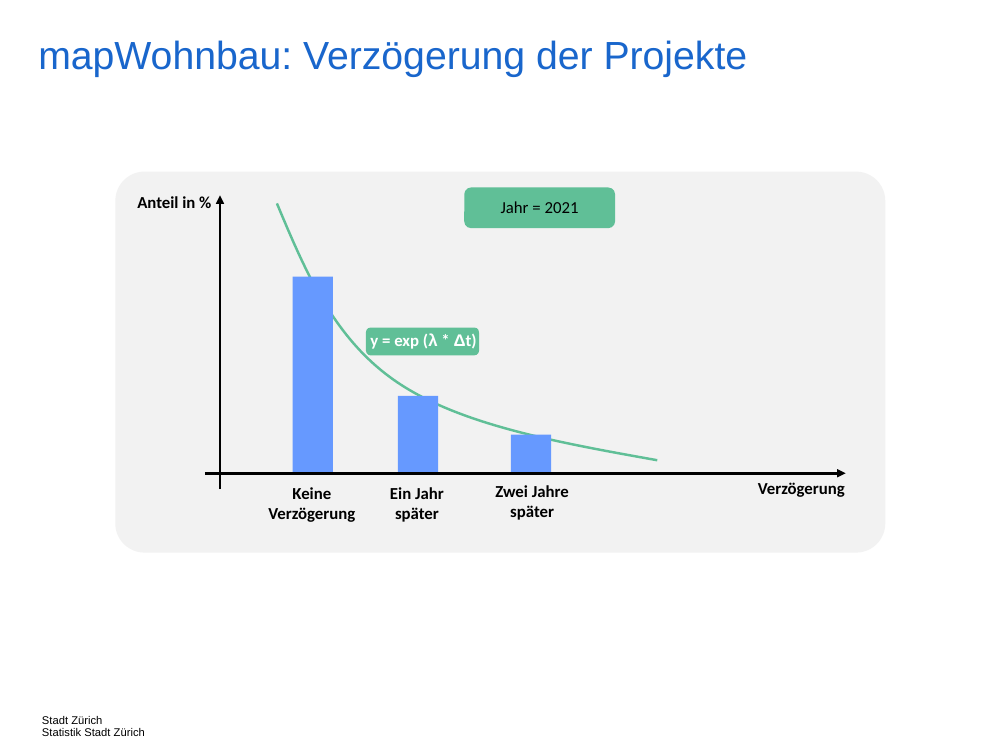
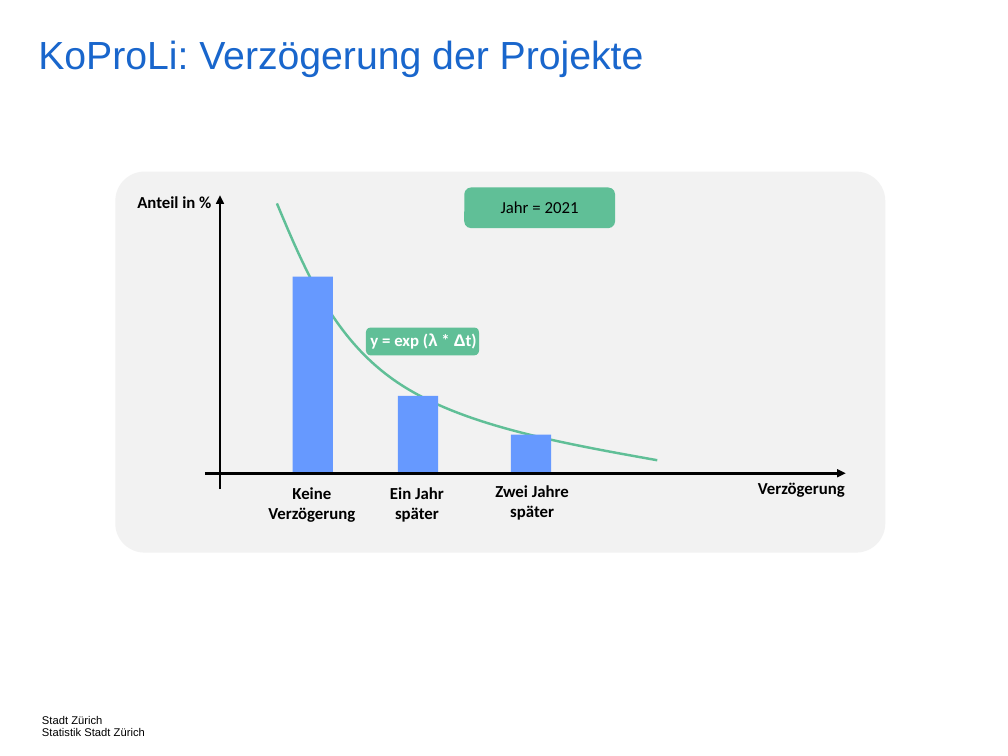
Before and after one commit to StatistikStadtZuerich/BevSzen, a slide deck: slide 98 of 2020phase2/5_Documentation/Concepts-Phase2.pptx (slide 104 before the commit). Drawn at 1008x756 pixels with LibreOffice and Linux fonts; fonts in the diff are those of the drawing. Boxes give left, top, right and bottom in pixels: in the first picture for what was removed or moved away, otherwise in the second. Text is boxed around its words. In the diff, an @@ line names an element or a change of style, - is before the commit and + after.

```diff
--- a/2020phase2/5_Documentation/Concepts-Phase2.pptx
+++ b/2020phase2/5_Documentation/Concepts-Phase2.pptx
@@ title at <box>38,40,644,77</box>: text changed @@
-mapWohnbau: Verzögerung der Projekte
+KoProLi: Verzögerung der Projekte
```
Also in this commit, not shown: 2 other slides changed, 6 slides removed.
